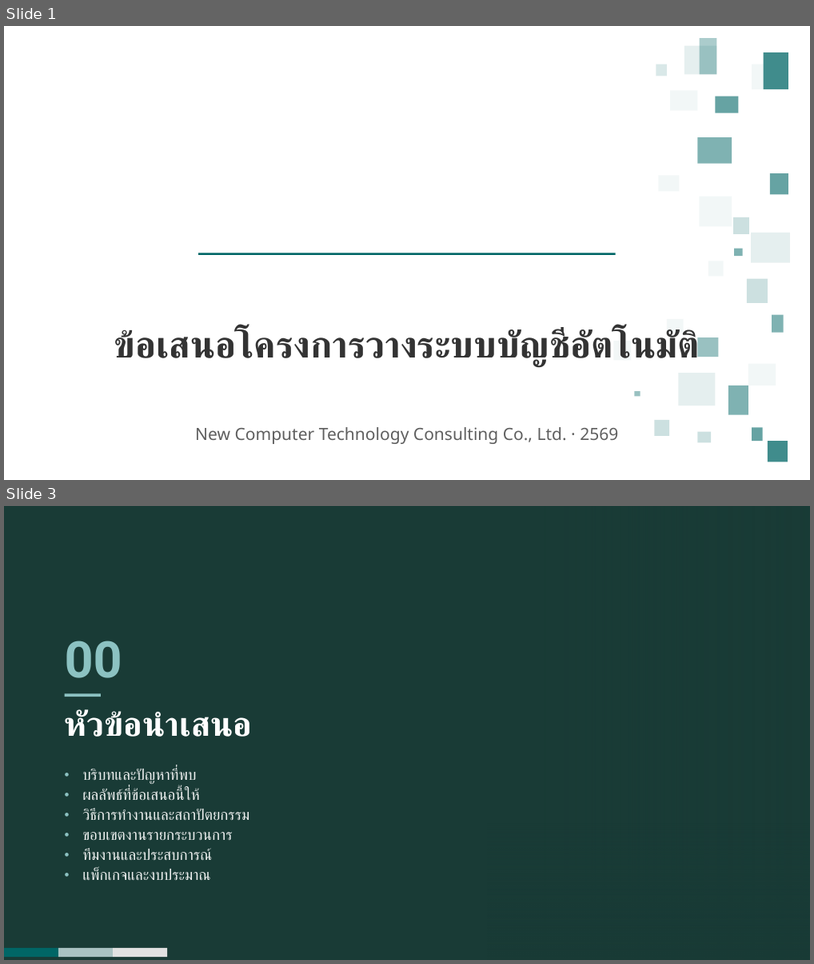
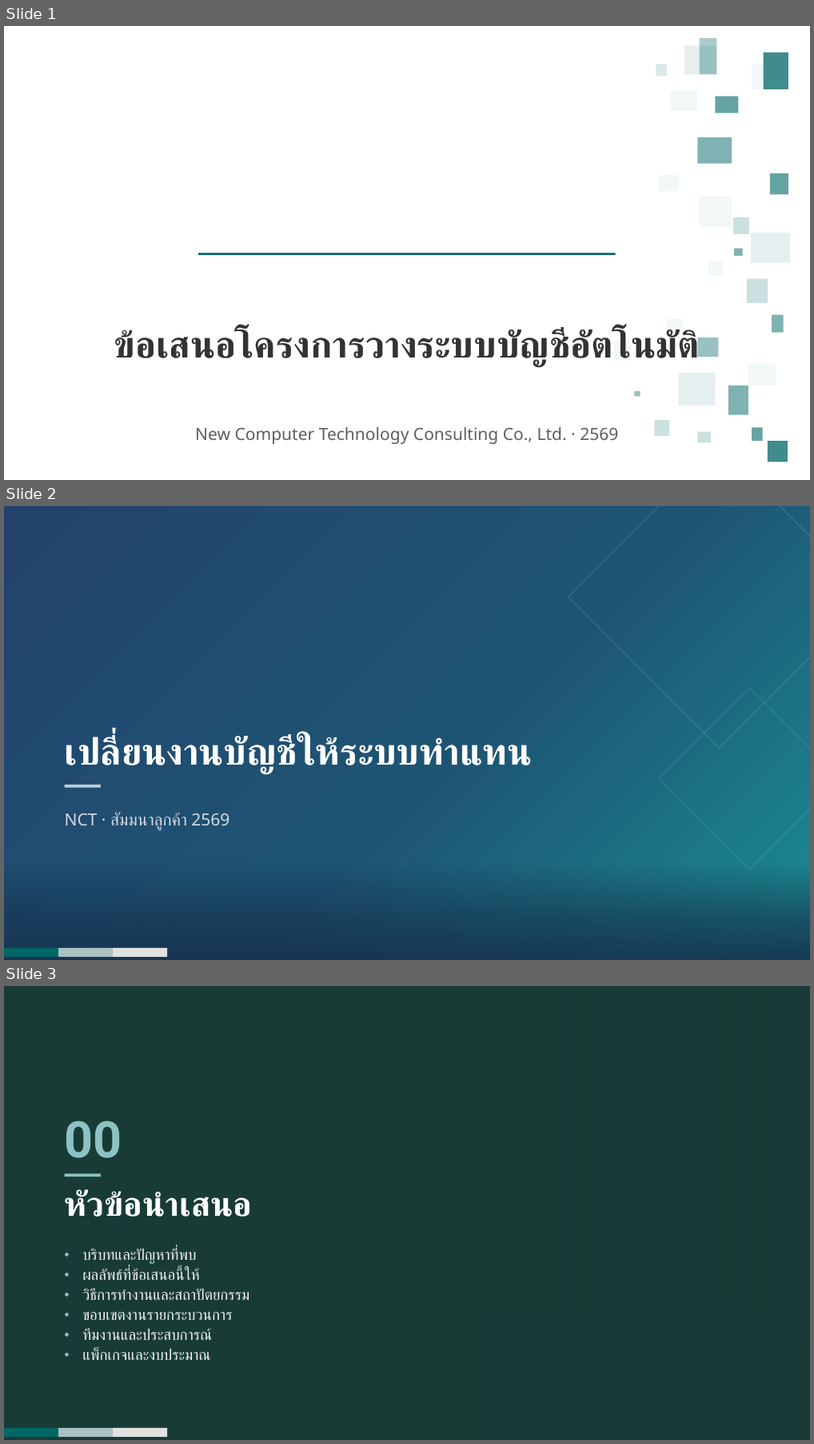
Before and after one commit to rofthanakrit-maker/nct-design-system, a slide deck: NCT-Slide-Template-Corp-Demo.pptx. Shown one above the other, each under a label of ours: slides 1 and 3 before the commit, slides 1, 2 and 3 after it; the slides between them are not shown. The pictures are 814x964 and 814x1444 pixels, drawn with LibreOffice and Linux fonts; fonts in the diff are those of the drawing; background and template pictures are left out. Boxes give left, top, right and bottom in pixels: in the first picture for what was removed or moved away, otherwise in the second. Text is boxed around its words. In the diff, an @@ line names an element or a change of style, - is before the commit and + after.

```diff
--- a/NCT-Slide-Template-Corp-Demo.pptx
+++ b/NCT-Slide-Template-Corp-Demo.pptx
@@ slide 2 added at (x1=4, y1=506, x2=810, y2=960), background gradient #23436D to #1E5473 to #1A8D92; not listed: 3 template elements that a slide beside it also shows @@
@@ diamond added at (x1=569, y1=506, x2=810, y2=748), outline #FFFFFF 1.5 pt @@
@@ diamond added at (x1=659, y1=688, x2=810, y2=869), outline #FFFFFF 1.5 pt @@
@@ title added at (x1=65, y1=736, x2=533, y2=775), 44 pt, text #FFFFFF, bold @@
+เปลี่ยนงานบัญชีให้ระบบทำแทน
@@ rectangle added at (x1=65, y1=784, x2=101, y2=788), fill #FFFFFF at 72% opacity @@
@@ subtitle added at (x1=65, y1=812, x2=230, y2=830), 20 pt, text #FFFFFF at 80% opacity @@
+NCT · สัมมนาลูกค้า 2569
@@ rectangle added at (x1=4, y1=863, x2=810, y2=960), fill gradient #16324F @@
```
Also in this commit, not shown: 1 slide removed, 7 other files.
